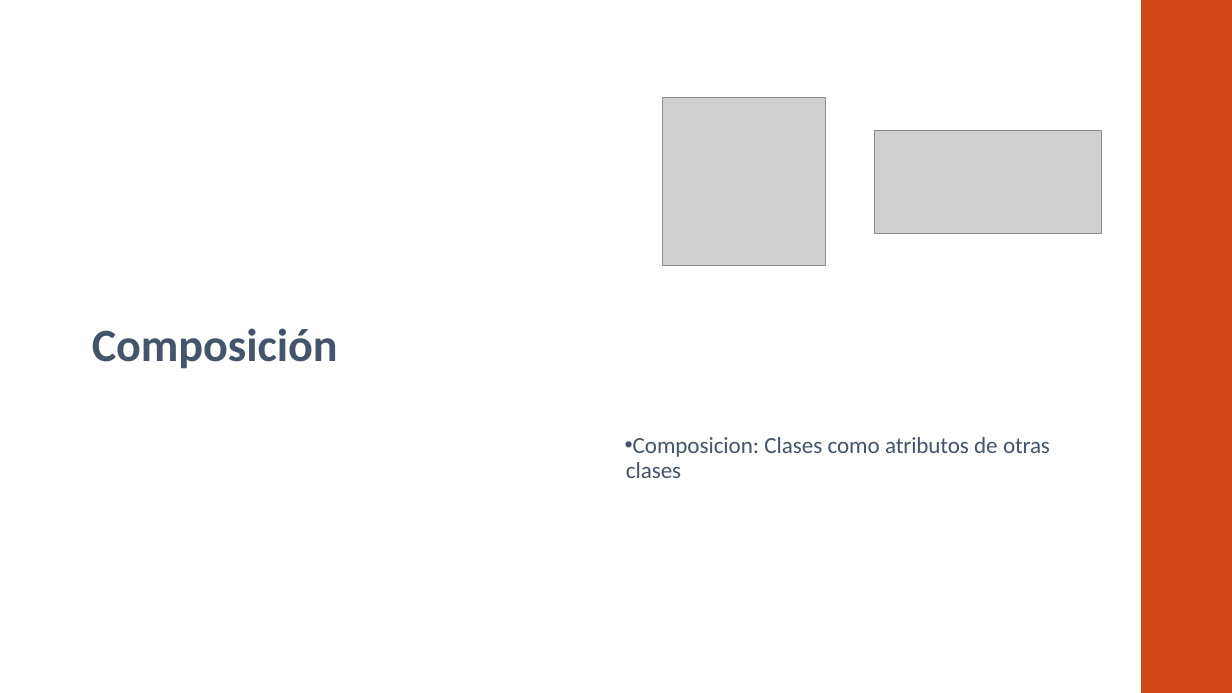
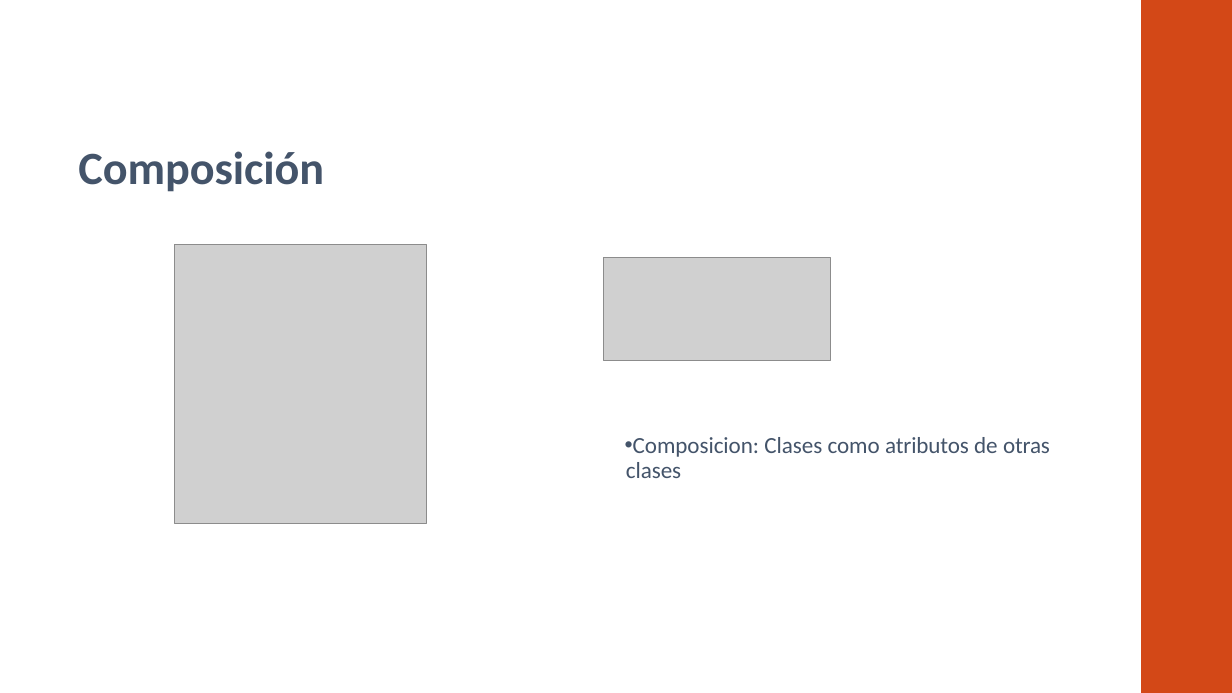
Before and after one commit to otrocarlosmartinez/AF-PYTHON, a slide deck: slide 44 of PRESENTACIÓN.pptx (slide 43 before the commit). Drawn at 1232x693 pixels with LibreOffice and Linux fonts; fonts in the diff are those of the drawing; grey boxes stand for pictures. Boxes give left, top, right and bottom in pixels: in the first picture for what was removed or moved away, otherwise in the second. Text is boxed around its words. In the diff, an @@ line names an element or a change of style, - is before the commit and + after.

```diff
--- a/PRESENTACIÓN.pptx
+++ b/PRESENTACIÓN.pptx
@@ text "Composición": place and size @@
-text "Composición" at bbox=[92, 328, 338, 369]
+text "Composición" at bbox=[78, 151, 324, 192]
@@ picture: place and size @@
-picture at bbox=[664, 98, 826, 265]
+picture at bbox=[175, 245, 427, 524]
@@ picture: place and size @@
-picture at bbox=[875, 130, 1103, 233]
+picture at bbox=[604, 258, 831, 360]
```
Also in this commit, not shown: 22 other slides changed, 4 slides added, 1 slide removed, 3 other files.
